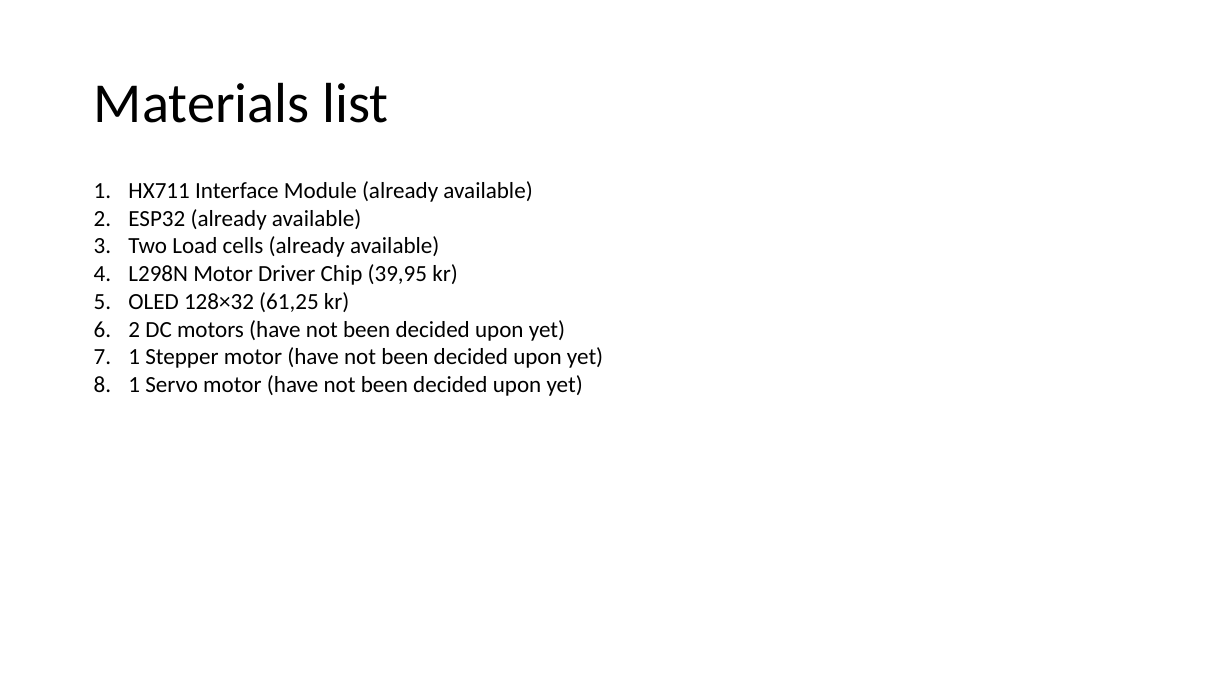
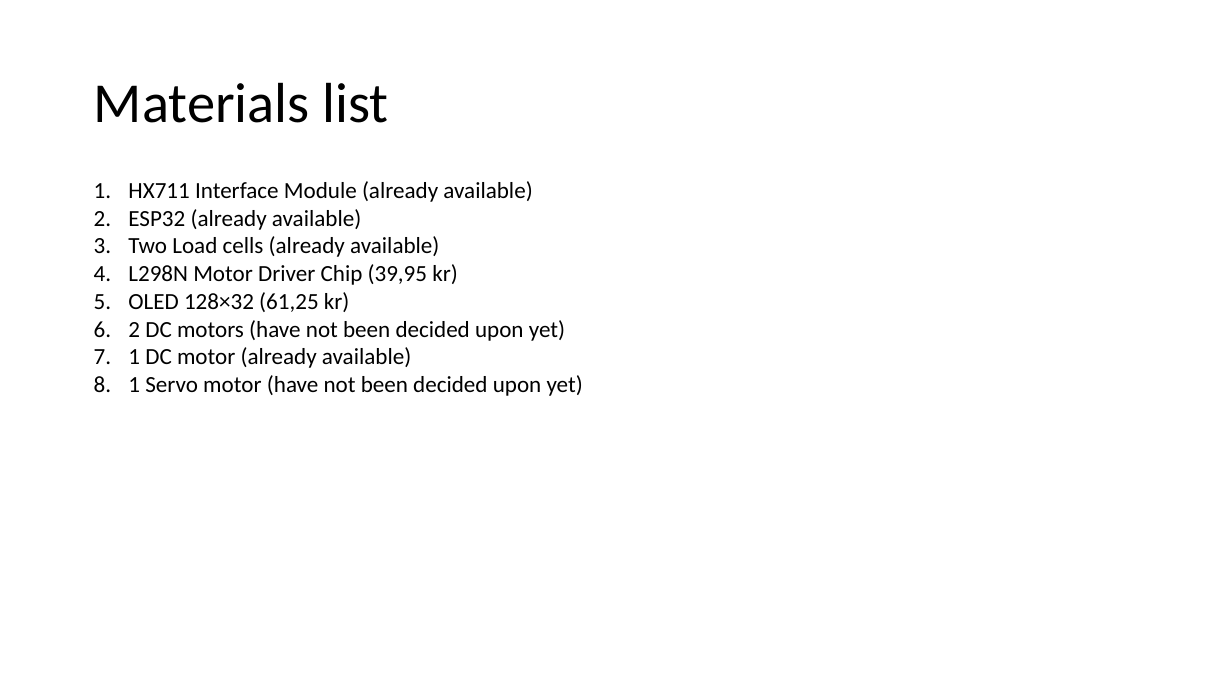
Before and after one commit to Boti21/SDU-SPRO3-FILES, a slide deck: slide 4 of 09_Communication Management/Group15_Supervisor_meeting_1.pptx. Drawn at 1232x693 pixels with LibreOffice and Linux fonts; fonts in the diff are those of the drawing. Boxes give left, top, right and bottom in pixels: in the first picture for what was removed or moved away, otherwise in the second. Text is boxed around its words. In the diff, an @@ line names an element or a change of style, - is before the commit and + after.

Commit message:
updated ppt

```diff
--- a/09_Communication Management/Group15_Supervisor_meeting_1.pptx
+++ b/09_Communication Management/Group15_Supervisor_meeting_1.pptx
@@ text at (128,347,411,368): text changed @@
-7. 1 Stepper motor (have not been decided upon yet)
+7. 1 DC motor (already available)
```
Also in this commit, not shown: 1 other slide changed.
